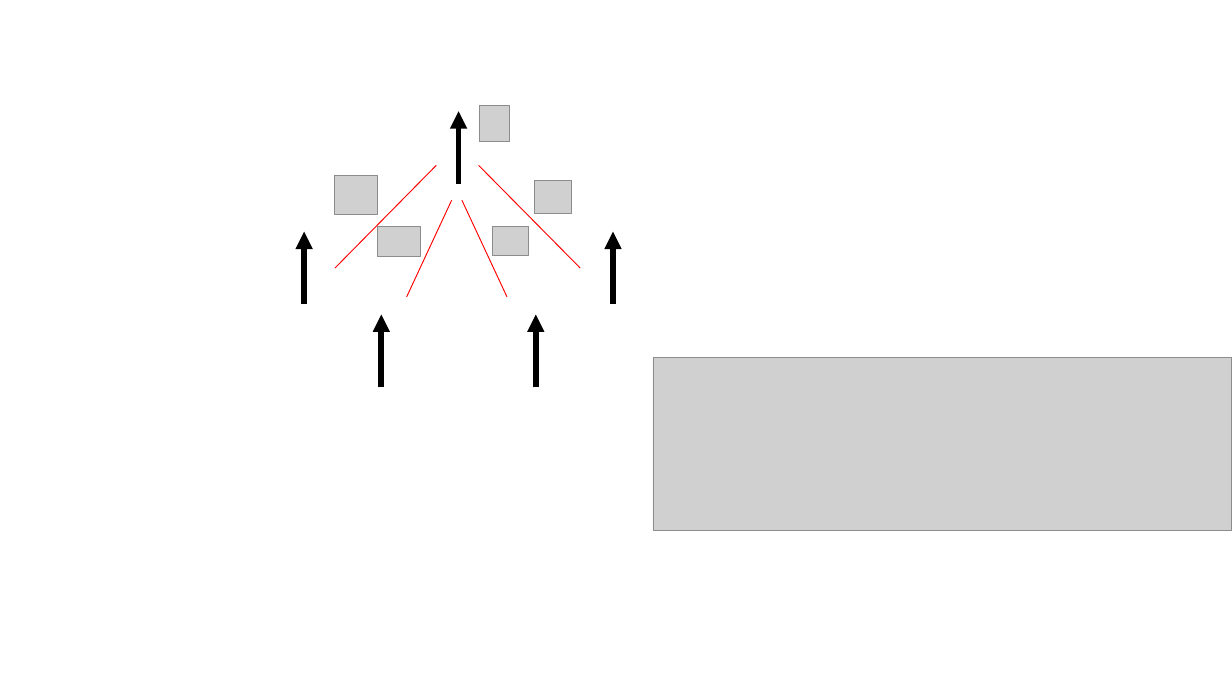
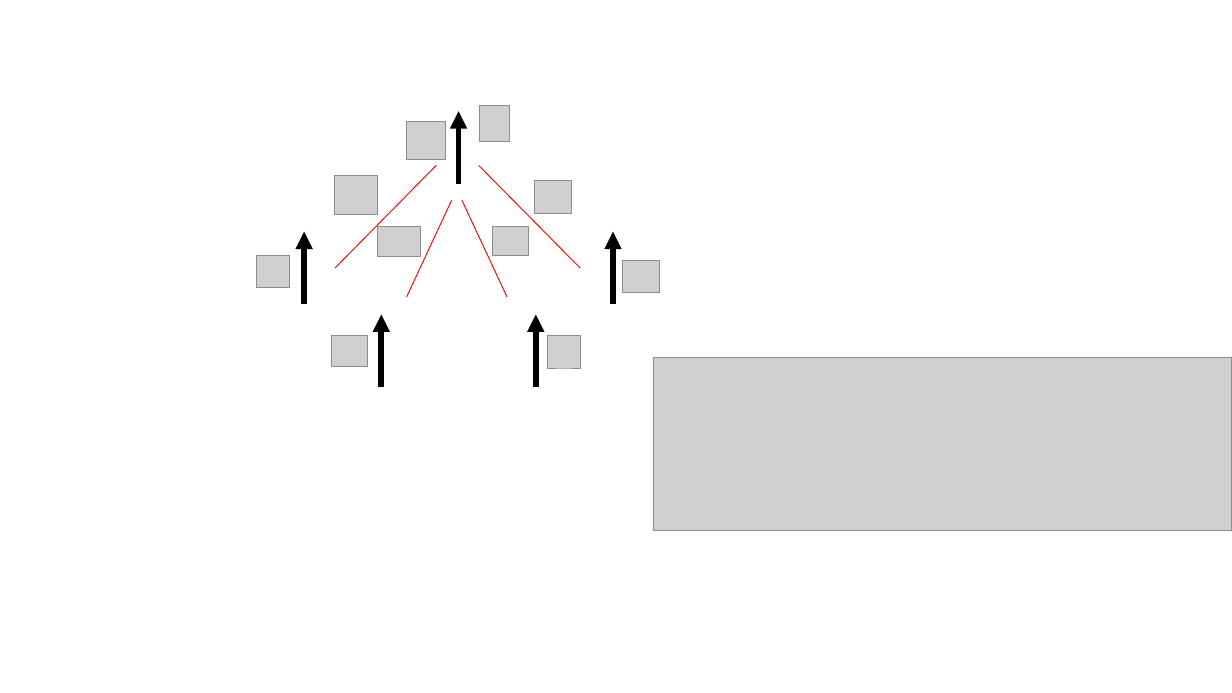
Before and after one commit to aorfi/Phys459, a slide deck: slide 2 of Figures/Fall2019/RBMfigure.pptx. Drawn at 1232x693 pixels with LibreOffice and Linux fonts; fonts in the diff are those of the drawing; grey boxes stand for pictures. Boxes give left, top, right and bottom in pixels: in the first picture for what was removed or moved away, otherwise in the second. Text is boxed around its words. In the diff, an @@ line names an element or a change of style, - is before the commit and + after.

```diff
--- a/Figures/Fall2019/RBMfigure.pptx
+++ b/Figures/Fall2019/RBMfigure.pptx
@@ picture added at box(407, 122, 445, 160) @@
@@ picture added at box(257, 256, 290, 287) @@
@@ picture added at box(623, 261, 660, 292) @@
@@ picture added at box(332, 335, 367, 367) @@
@@ picture added at box(548, 335, 580, 369) @@
```
Also in this commit, not shown: 1 other slide changed, 3 slides added, 1 other file.
